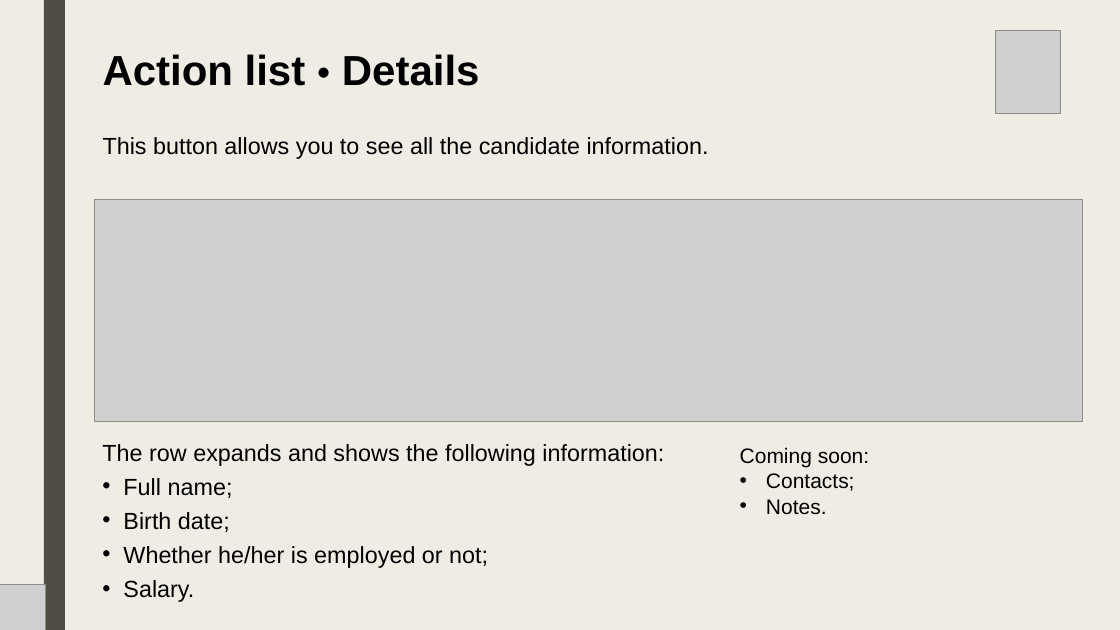
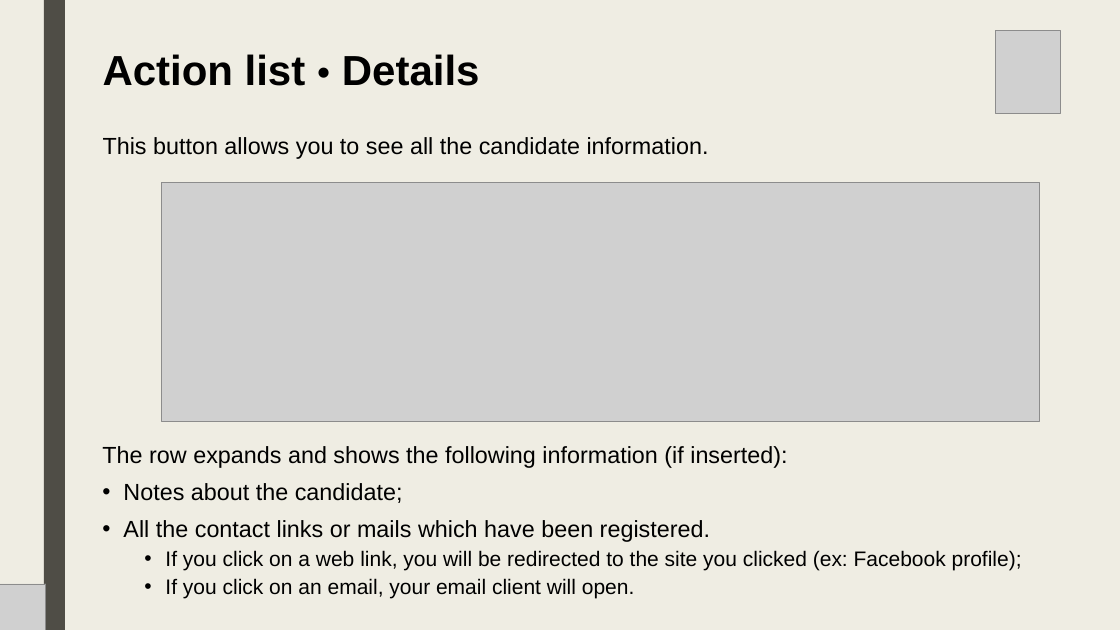
Before and after one commit to lt-scuolalavoro/suit, a slide deck: slide 8 of resources/EN - Suit Database.pptx. Drawn at 1120x630 pixels with LibreOffice and Linux fonts; fonts in the diff are those of the drawing; grey boxes stand for pictures. Boxes give left, top, right and bottom in pixels: in the first picture for what was removed or moved away, otherwise in the second. Text is boxed around its words. In the diff, an @@ line names an element or a change of style, - is before the commit and + after.

```diff
--- a/resources/EN - Suit Database.pptx
+++ b/resources/EN - Suit Database.pptx
@@ picture: place and size @@
-picture at [94,199,1083,422]
+picture at [161,182,1040,421]
@@ text at [102,446,1022,599]: text changed @@
-The row expands and shows the following information:
-• Full name;
-• Birth date;
-• Whether he/her is employed or not;
-• Salary.
+The row expands and shows the following information (if inserted):
+• Notes about the candidate;
+• All the contact links or mails which have been registered.
+  • If you click on a web link, you will be redirected to the site you clicked (ex: Facebook profile);
+  • If you click on an email, your email client will open.
@@ text removed at [740,447,869,515] @@
-Coming soon:
-• Contacts;
-• Notes.
```
Also in this commit, not shown: 7 other slides changed, 1 slide added, 3 other files.
